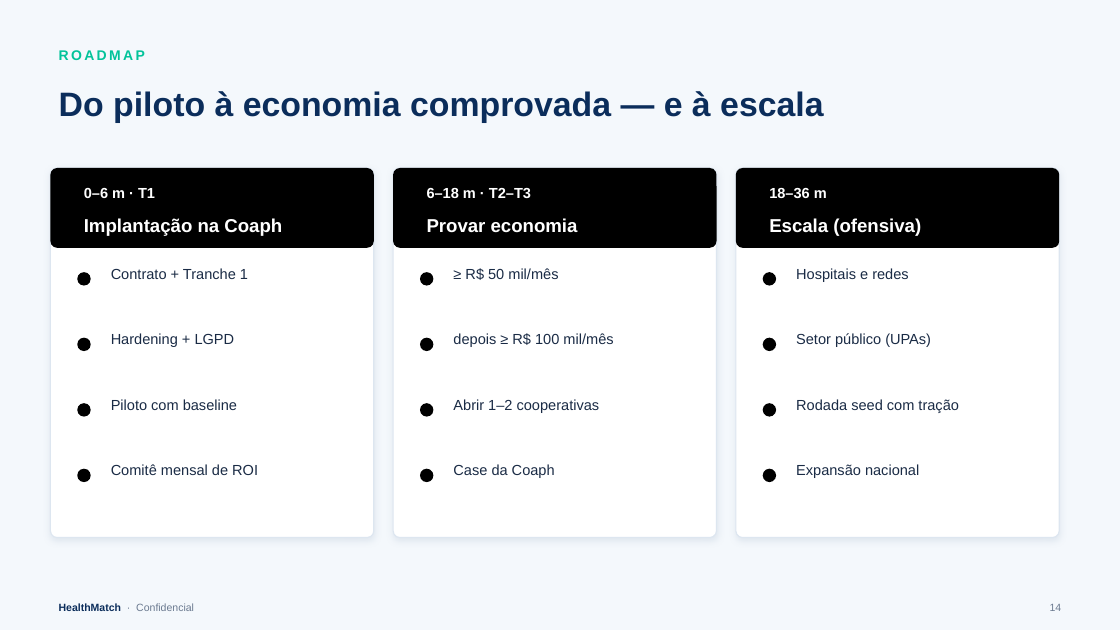
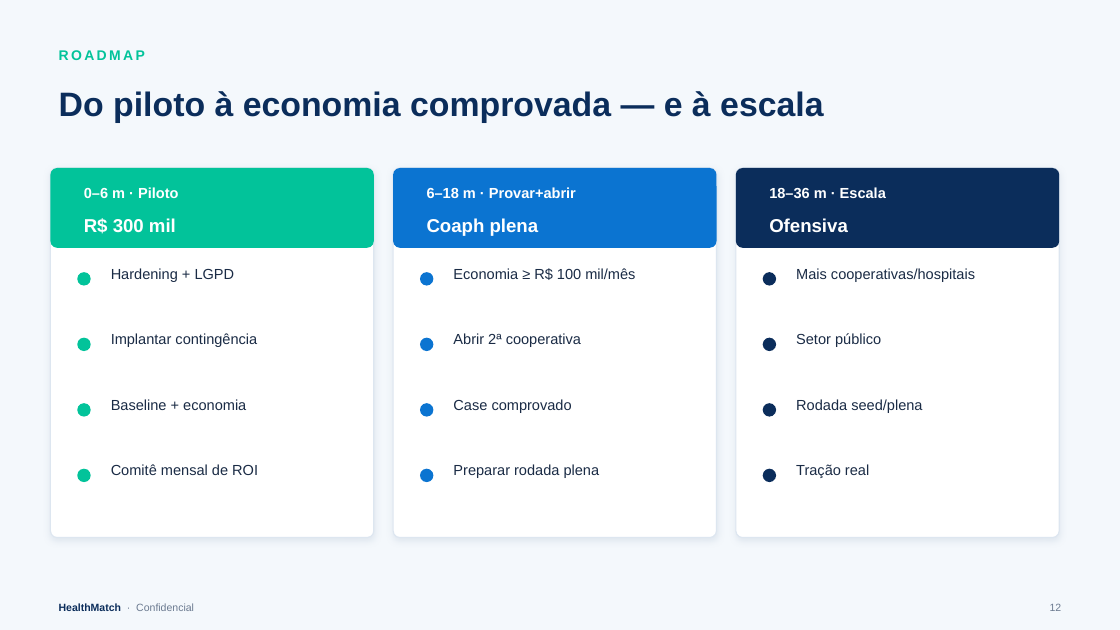
Before and after one commit to danielsmonteiro/conecta, a slide deck: slide 12 of business-plan/HealthMatch_Pitch_Deck.pptx (slide 14 before the commit). Drawn at 1120x630 pixels with LibreOffice and Linux fonts; fonts in the diff are those of the drawing. Boxes give left, top, right and bottom in pixels: in the first picture for what was removed or moved away, otherwise in the second. Text is boxed around its words. In the diff, an @@ line names an element or a change of style, - is before the commit and + after.

```diff
--- a/business-plan/HealthMatch_Pitch_Deck.pptx
+++ b/business-plan/HealthMatch_Pitch_Deck.pptx
@@ text at <box>84,187,178,198</box>: text changed @@
-0–6 m · T1
+0–6 m · Piloto
@@ text at <box>427,187,576,198</box>: text changed @@
-6–18 m · T2–T3
+6–18 m · Provar+abrir
@@ text at <box>769,187,886,198</box>: text changed @@
-18–36 m
+18–36 m · Escala
@@ text at <box>84,218,176,234</box>: text changed @@
-Implantação na Coaph
+R$ 300 mil
@@ text at <box>427,218,539,236</box>: text changed @@
-Provar economia
+Coaph plena
@@ text at <box>769,218,848,232</box>: text changed @@
-Escala (ofensiva)
+Ofensiva
@@ text "Hardening + LGPD": place and size @@
-text "Hardening + LGPD" at <box>111,333,235,347</box>
+text "Hardening + LGPD" at <box>111,268,235,282</box>
@@ text removed at <box>111,268,248,279</box> @@
-Contrato + Tranche 1
@@ text at <box>453,268,635,280</box>: text changed @@
-≥ R$ 50 mil/mês
+Economia ≥ R$ 100 mil/mês
@@ text at <box>796,268,975,282</box>: text changed @@
-Hospitais e redes
+Mais cooperativas/hospitais
@@ text added at <box>111,333,257,347</box>, 12.5 pt, text #1A2B45 @@
+Implantar contingência
@@ text at <box>453,333,581,347</box>: text changed @@
-depois ≥ R$ 100 mil/mês
+Abrir 2ª cooperativa
@@ text at <box>796,333,881,347</box>: text changed @@
-Setor público (UPAs)
+Setor público
@@ text at <box>111,399,246,410</box>: text changed @@
-Piloto com baseline
+Baseline + economia
@@ text at <box>453,399,572,413</box>: text changed @@
-Abrir 1–2 cooperativas
+Case comprovado
@@ text at <box>796,399,922,413</box>: text changed @@
-Rodada seed com tração
+Rodada seed/plena
@@ fill #000000 to #02C39A in 5 elements at <box>50,168,374,248</box>, <box>77,272,91,286</box>, <box>77,338,91,351</box>, <box>77,403,91,417</box>, <box>77,469,91,482</box> @@
@@ fill #000000 to #0B74D1 in 5 elements at <box>393,168,717,248</box>, <box>420,272,434,286</box>, <box>420,338,434,351</box>, <box>420,403,434,417</box>, <box>420,469,434,482</box> @@
@@ text at <box>453,464,600,478</box>: text changed @@
-Case da Coaph
+Preparar rodada plena
@@ fill #000000 to #0B2D5B in 5 elements at <box>736,168,1060,248</box>, <box>763,272,776,286</box>, <box>763,338,776,351</box>, <box>763,403,776,417</box>, <box>763,469,776,482</box> @@
@@ text at <box>796,464,869,478</box>: text changed @@
-Expansão nacional
+Tração real
@@ text at <box>1050,603,1062,611</box>: text changed @@
-14
+12
```
Also in this commit, not shown: 5 other slides changed, 7 slides added, 10 slides removed, 9 other files.
